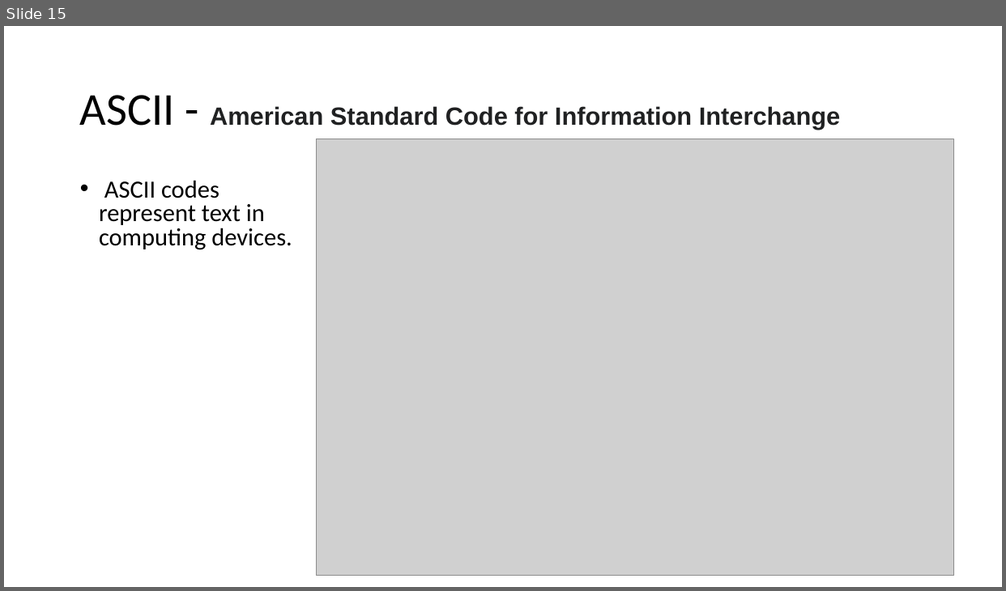
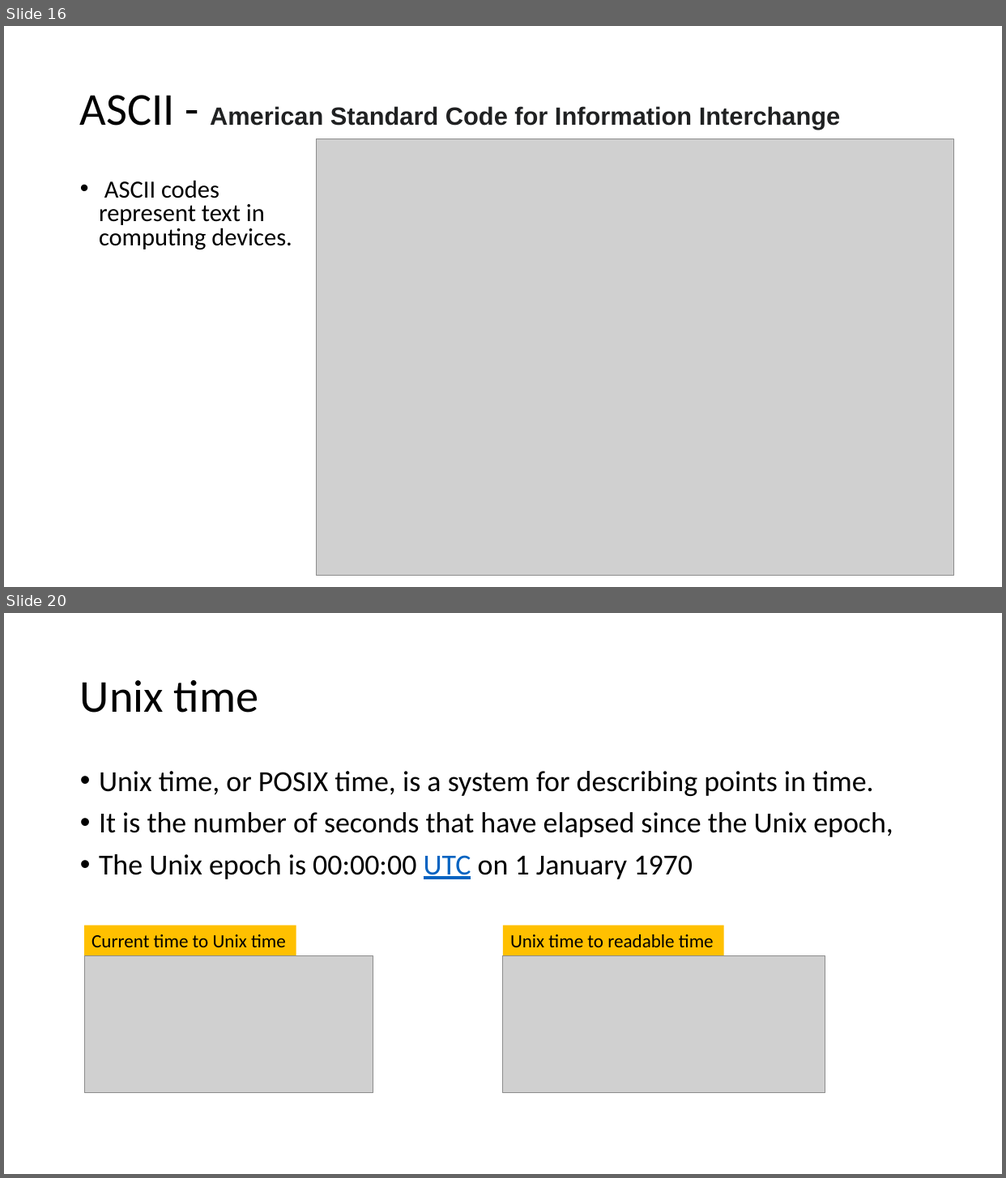
Before and after one commit to frankwxu/digital-forensics-lab, a slide deck: Basic_Computer_Skills_for_Forensics/0_Number_Systems.pptx. Shown one above the other, each under a label of ours: slide 15 before the commit, slides 16 and 20 after it; the slides between them are not shown. The pictures are 1006x591 and 1006x1178 pixels, drawn with LibreOffice and Linux fonts; fonts in the diff are those of the drawing; grey boxes stand for pictures; background and template pictures are left out. Boxes give left, top, right and bottom in pixels: in the first picture for what was removed or moved away, otherwise in the second. Text is boxed around its words. In the diff, an @@ line names an element or a change of style, - is before the commit and + after.

```diff
--- a/Basic_Computer_Skills_for_Forensics/0_Number_Systems.pptx
+++ b/Basic_Computer_Skills_for_Forensics/0_Number_Systems.pptx
@@ slide 20 added at bbox=[4, 613, 1002, 1174], background #FFFFFF @@
@@ title added at bbox=[80, 680, 259, 713], 44 pt, text #000000 @@
+Unix time
@@ text added at bbox=[99, 771, 893, 879], 28 pt, text #000000 @@
+• Unix time, or POSIX time, is a system for describing points in time.
+• It is the number of seconds that have elapsed since the Unix epoch,
+• The Unix epoch is 00:00:00 UTC on 1 January 1970
@@ rectangle added at bbox=[84, 925, 296, 955], fill #FFC000, 18 pt, text #000000 @@
+Current time to Unix time
@@ rectangle added at bbox=[503, 925, 724, 955], fill #FFC000, 18 pt, text #000000 @@
+Unix time to readable time
@@ picture added at bbox=[84, 956, 373, 1093] @@
@@ picture added at bbox=[503, 956, 825, 1093] @@
@@ what was slide 15 is now slide 16 @@
```
Also in this commit, not shown: 8 slides changed, 5 other slides added, 8 other files.
